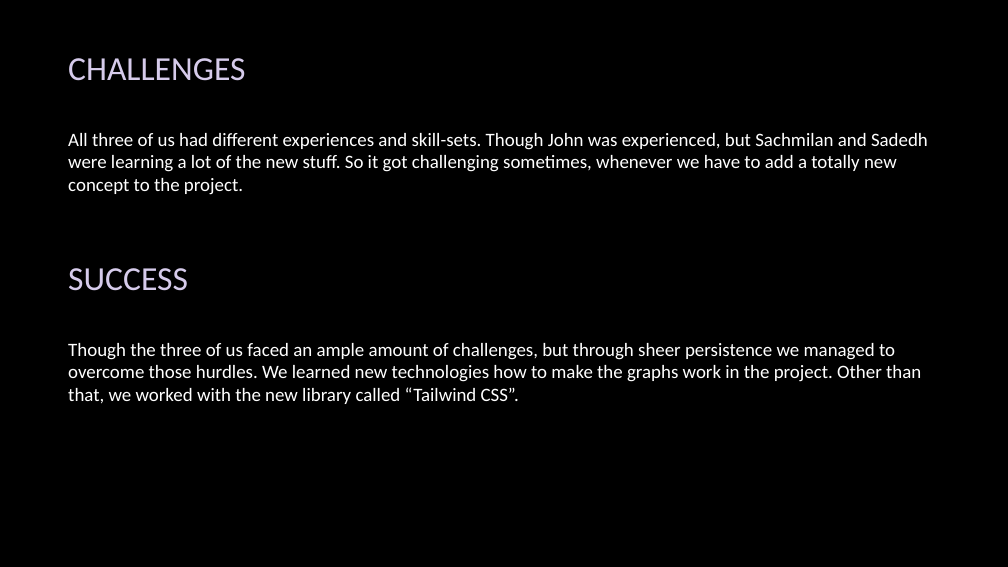
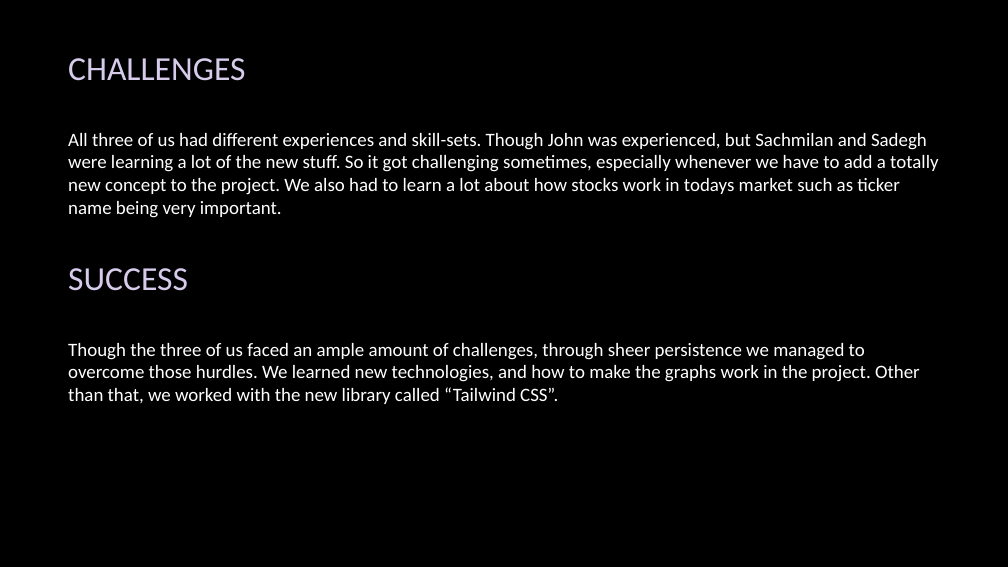
Before and after one commit to JWMedeiros/Realtime_Stock_Analysis, a slide deck: slide 4 of Real Time Stock Analysis.pptx. Drawn at 1008x567 pixels with LibreOffice and Linux fonts; fonts in the diff are those of the drawing; background and template pictures are left out. Boxes give left, top, right and bottom in pixels: in the first picture for what was removed or moved away, otherwise in the second. Text is boxed around its words. In the diff, an @@ line names an element or a change of style, - is before the commit and + after.

```diff
--- a/Real Time Stock Analysis.pptx
+++ b/Real Time Stock Analysis.pptx
@@ text at (68, 133, 938, 218): text changed @@
-All three of us had different experiences and skill-sets. Though John was experienced, but Sachmilan and Sadedh were learning a lot of the new stuff. So it got challenging sometimes, whenever we have to add a totally new concept to the project.
+All three of us had different experiences and skill-sets. Though John was experienced, but Sachmilan and Sadegh were learning a lot of the new stuff. So it got challenging sometimes, especially whenever we have to add a totally new concept to the project. We also had to learn a lot about how stocks work in todays market such as ticker name being very important.
@@ text at (68, 343, 920, 404): text changed @@
-Though the three of us faced an ample amount of challenges, but through sheer persistence we managed to overcome those hurdles. We learned new technologies how to make the graphs work in the project. Other than that, we worked with the new library called “Tailwind CSS”.
+Though the three of us faced an ample amount of challenges, through sheer persistence we managed to overcome those hurdles. We learned new technologies, and how to make the graphs work in the project. Other than that, we worked with the new library called “Tailwind CSS”.
```
Also in this commit, not shown: 5 other slides changed, 2 other files.
